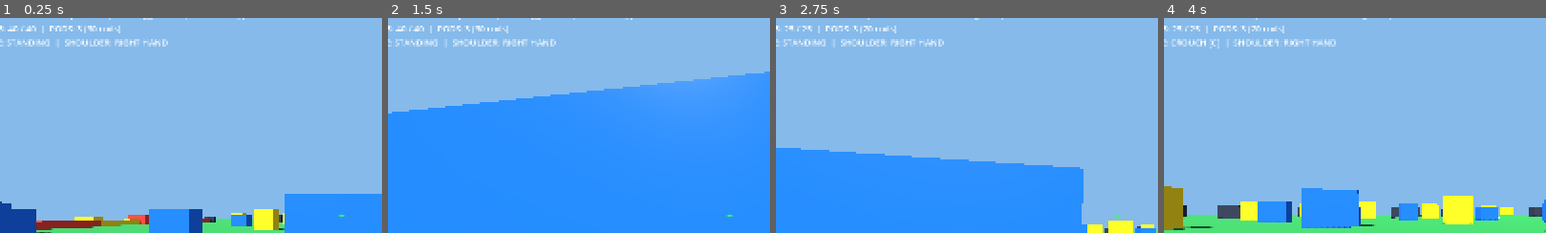
Above: before the commit, frames 1-4 (left to right).
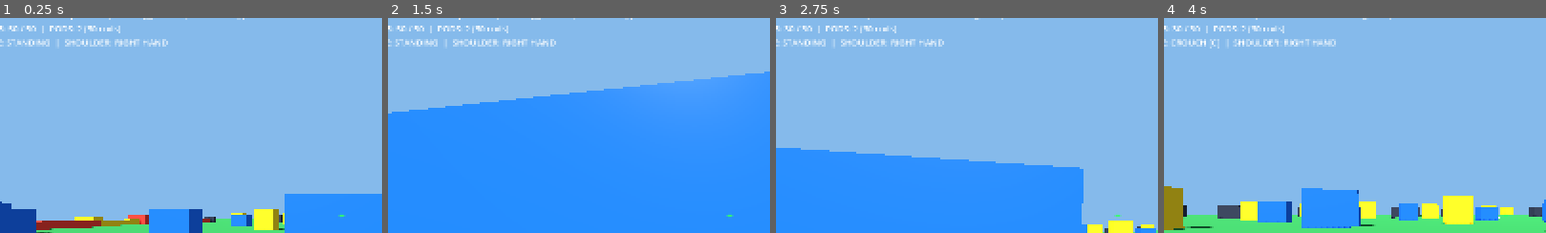
Above: after the commit, the same moments.

Repository: Tylerdoubleu/game_dev_rev0
Game: Godot game, scene res://scenes/maps/speedball_arena_01/speedball_arena_01.tscn
The game is run twice, just before and just after one commit, with the same random seed, the same clock (stepped at 60 frames per second) and the same inputs.
Inputs (mouse positions are % of the whole screen's width and height, from its top left):
- Up to frame 1 (0.25 s): no input
- Up to frame 2 (1.5 s): tap Enter at 0.5 s; move the mouse to (55, 50) at 0.52 s; hold 3 (bracket_pump) 0.53-1.28 s; hold W (move_forward) from 0.53 s (still down); click (55, 50) at 0.67 s; move the mouse to (45, 50) at 1.27 s; tap 1 (bracket_speedball) at 1.35 s
- Up to frame 3 (2.75 s): keep holding W (move_forward); tap T (reset_round) at 2 s; move the mouse to (52, 48) at 2.02 s; hold 2 (bracket_woodsball) from 2.03 s (still down)
- Up to frame 4 (4 s): keep holding W (move_forward); move the mouse to (49, 52) at 2.77 s; release 2 (bracket_woodsball) at 2.78 s; tap C (crouch_slide) at 2.85 s; click (49, 52) at 2.92 s; move the mouse to (57, 51) at 3.52 s; press the mouse at (57, 51) at 3.53 s
The pictures show only the part of the screen within x 5-55%, y 4-54%; the shares and areas given below are measured in that part.

The runs differ from the first frame. In frame 1, less than 0.1% of the frame differs, in the area x 2-24%, y 3-7%; in frame 2, less than 0.1%; in frame 3, less than 0.1%; in frame 4, less than 0.1%.

Commit message:
Sync PB-07 capacities (50+2x50, 30+2x30, 10+3x10) and physical paint spill burst (Fixes #7)

Diff:
--- a/scripts/autoload/gear_rule_enforcer.gd
+++ b/scripts/autoload/gear_rule_enforcer.gd
@@ -1,6 +1,6 @@
 extends Node
 
-## Enforces map-locked horizontal gear brackets (Speedball, Woodsball, Pump) with scarce paint counts.
+## Enforces map-locked horizontal gear brackets (Speedball, Woodsball, Pump) with scarce paint counts (PB-07).
 ## TODO(PB-06 / Issue #6): Load bracket definitions from .tres files in res://data/brackets/ and validate custom player loadouts.
 
 const GearBracketDataScript = preload("res://scripts/resources/gear_bracket_data.gd")
@@ -20,9 +20,9 @@
 	speedball.display_name = "Tournament Speedball (Dual-Trigger Walk, 10.5 BPS Cap)"
 	speedball.trigger_mode = GearBracketDataScript.TriggerMode.RAMP_10_5
 	speedball.max_bps = 10.5
-	speedball.hopper_capacity = 40
-	speedball.pod_count = 3
-	speedball.pod_capacity = 30
+	speedball.hopper_capacity = 50
+	speedball.pod_count = 2
+	speedball.pod_capacity = 50
 	speedball.muzzle_fps = 290.0
 	brackets["speedball"] = speedball
 
@@ -31,9 +31,9 @@
 	woodsball.display_name = "Tactical Woodsball (1-Pull: Hold LMB+RMB Together)"
 	woodsball.trigger_mode = GearBracketDataScript.TriggerMode.SEMI_ONE_PULL
 	woodsball.max_bps = 6.5
-	woodsball.hopper_capacity = 25
-	woodsball.pod_count = 3
-	woodsball.pod_capacity = 20
+	woodsball.hopper_capacity = 30
+	woodsball.pod_count = 2
+	woodsball.pod_capacity = 30
 	woodsball.muzzle_fps = 285.0
 	brackets["woodsball"] = woodsball
 
@@ -43,7 +43,7 @@
 	pump.trigger_mode = GearBracketDataScript.TriggerMode.PUMP_MANUAL
 	pump.max_bps = 2.5
 	pump.hopper_capacity = 10
-	pump.pod_count = 4
+	pump.pod_count = 3
 	pump.pod_capacity = 10
 	pump.muzzle_fps = 280.0
 	brackets["pump"] = pump
--- a/scripts/player/player_controller_3d.gd
+++ b/scripts/player/player_controller_3d.gd
@@ -481,6 +481,7 @@
 		var overfill_spilled: int = max(0, int(bracket.pod_capacity) - added)
 		hopper_paint += added
 		if overfill_spilled > 0:
+			_spawn_spilled_paint_burst(overfill_spilled)
 			status_banner_sent.emit("Pod loaded (+%d paint, %d spilled from overfilling early!)" % [added, overfill_spilled], Color(1.0, 0.78, 0.25))
 		else:
 			status_banner_sent.emit("Clean pod reload! (+%d paint)" % added, Color(0.35, 1.0, 0.45))
@@ -489,8 +490,18 @@
 func _spill_active_pod(reason: String) -> void:
 	is_reloading_pod = false
 	reload_timer = 0.0
+	_spawn_spilled_paint_burst(16)
 	status_banner_sent.emit(reason, Color(1.0, 0.28, 0.28))
 	_emit_hud()
+
+func _spawn_spilled_paint_burst(count: int) -> void:
+	var forward_dir := -camera.global_transform.basis.z.normalized()
+	var origin := marker_rig.global_position + Vector3(0, 0.1, 0)
+	for i in range(min(count, 18)):
+		var scatter := Vector3(randf_range(-0.65, 0.65), randf_range(-0.2, 0.35), randf_range(-0.65, 0.65))
+		var dir := (forward_dir * 0.4 + scatter).normalized()
+		PaintBallistics.spawn_paintball(origin, dir, 32.0, self, Color(1.0, 0.72, 0.1))
+
 
 func _ping_crosshair_target() -> void:
 	var space_state: PhysicsDirectSpaceState3D = get_world_3d().direct_space_state
--- a/scripts/systems/smoke_test_runner.gd
+++ b/scripts/systems/smoke_test_runner.gd
@@ -15,11 +15,11 @@
 	assert(enforcer != null and ballistics != null and gm != null, "Missing autoload singletons")
 
 	enforcer.set_active_bracket("woodsball")
-	assert(enforcer.active_bracket.hopper_capacity == 25, "Woodsball scarce hopper should be 25")
+	assert(enforcer.active_bracket.hopper_capacity == 30, "Woodsball scarce hopper should be 30")
 	enforcer.set_active_bracket("pump")
 	assert(enforcer.active_bracket.hopper_capacity == 10, "Pump scarce hopper should be 10")
 	enforcer.set_active_bracket("speedball")
-	assert(enforcer.active_bracket.hopper_capacity == 40, "Speedball scarce hopper should be 40")
+	assert(enforcer.active_bracket.hopper_capacity == 50, "Speedball scarce hopper should be 50")
 
 	ballistics.spawn_paintball(Vector3(0, 1.5, 10), Vector3(0, 0, -1), 290.0, null)
 	assert(ballistics.projectiles.size() == 1, "Paintball should be spawned in PaintBallistics")
